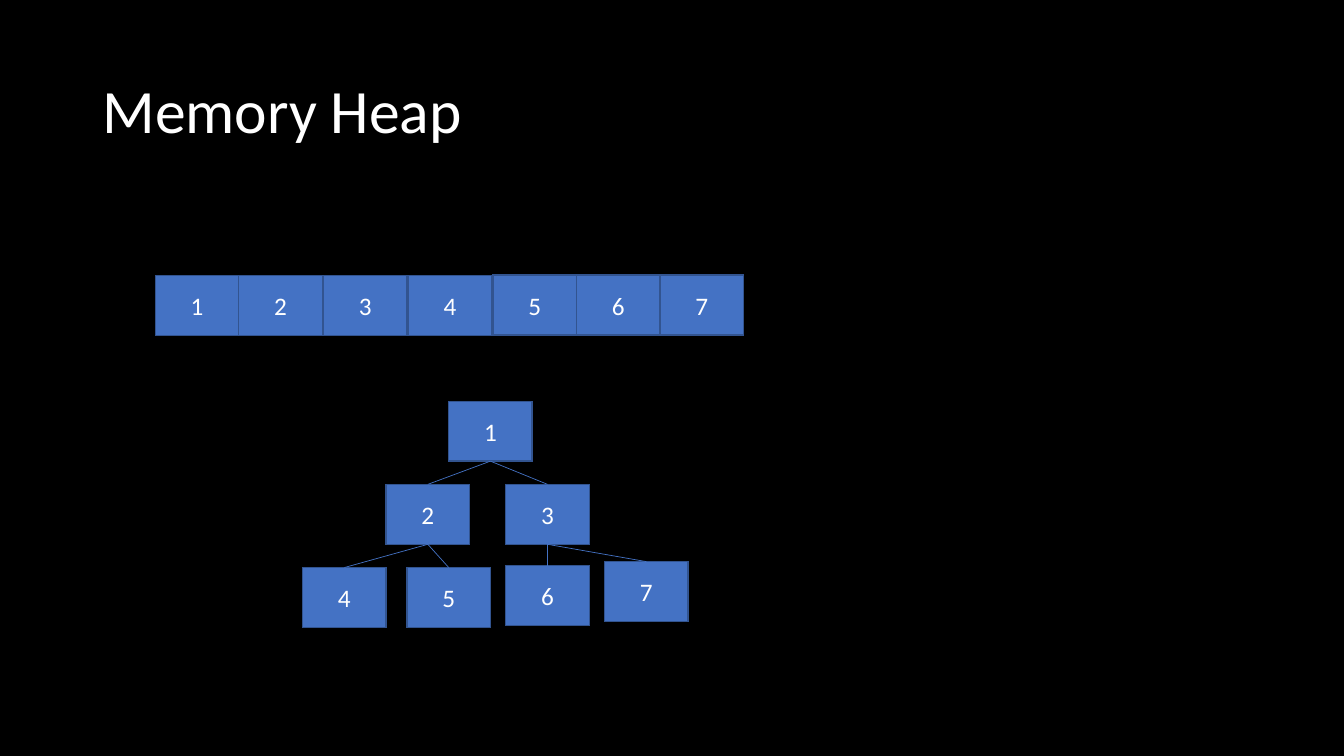
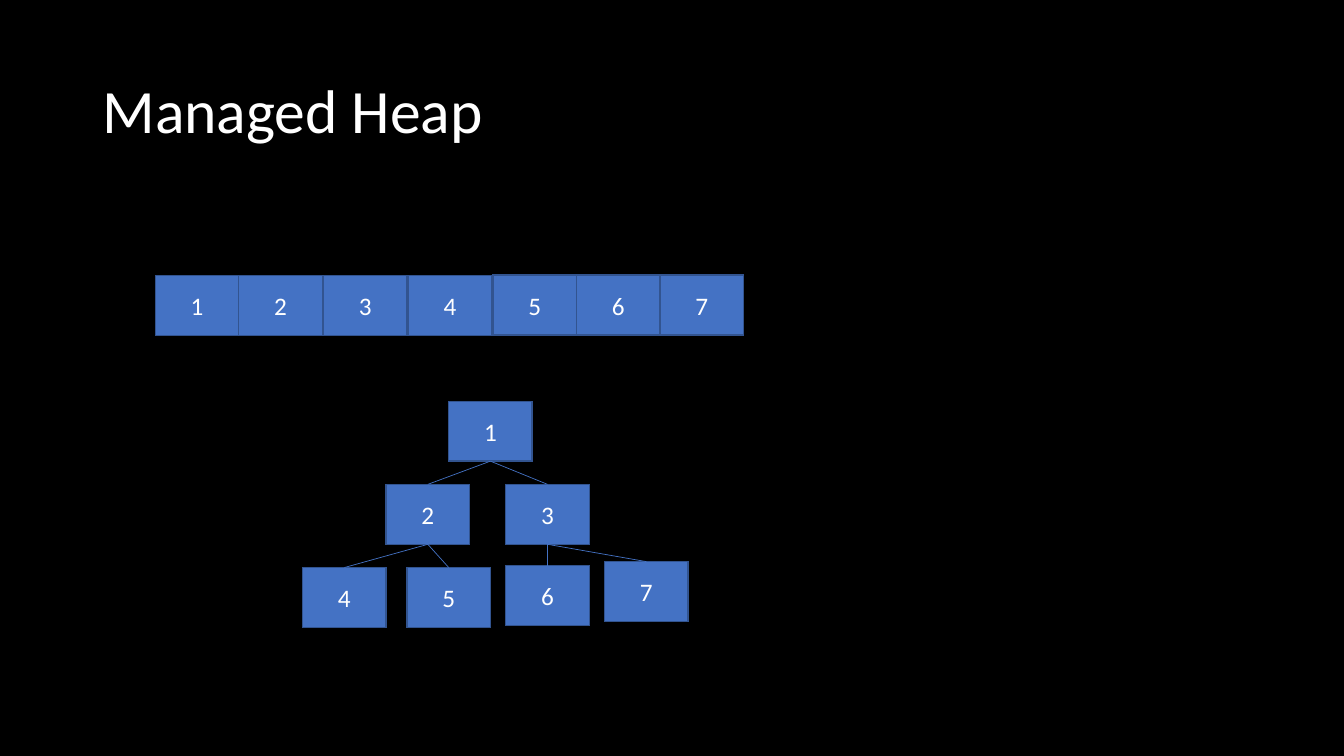
Before and after one commit to microsoft/Flash_University, a slide deck: slide 2 of CLR_via_CSharp/21_GarbageCollection/21_GarbageCollection.pptx. Drawn at 1344x756 pixels with LibreOffice and Linux fonts; fonts in the diff are those of the drawing. Boxes give left, top, right and bottom in pixels: in the first picture for what was removed or moved away, otherwise in the second. Text is boxed around its words. In the diff, an @@ line names an element or a change of style, - is before the commit and + after.

```diff
--- a/CLR_via_CSharp/21_GarbageCollection/21_GarbageCollection.pptx
+++ b/CLR_via_CSharp/21_GarbageCollection/21_GarbageCollection.pptx
@@ title at <box>102,90,483,144</box>: text changed @@
-Memory Heap
+Managed Heap
```
Also in this commit, not shown: 15 slides added.
